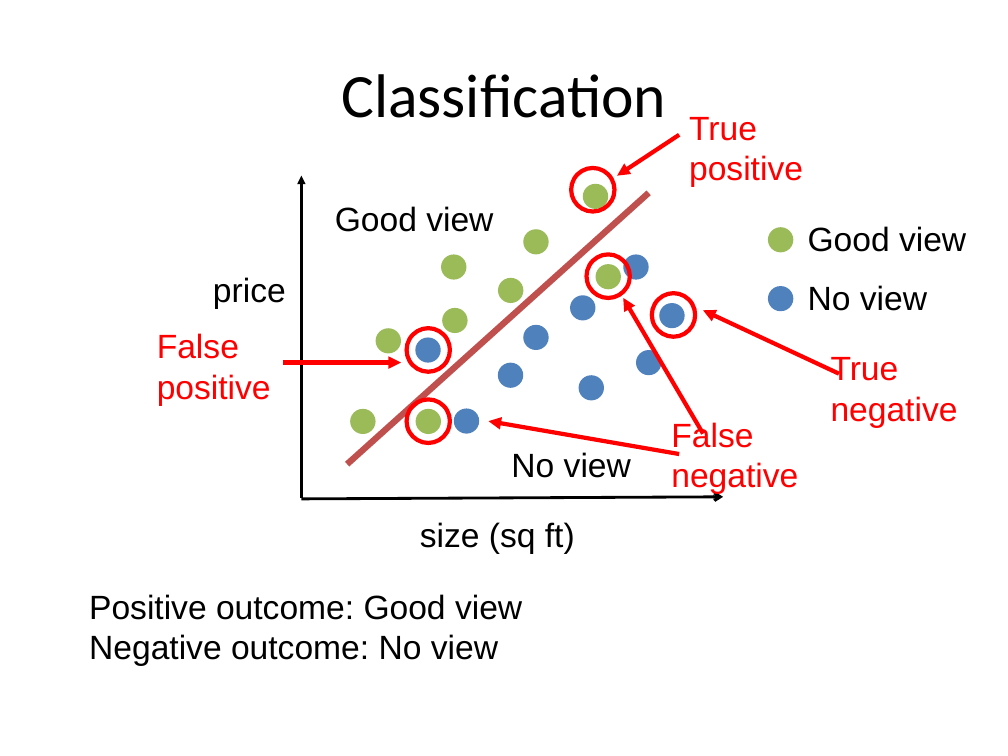
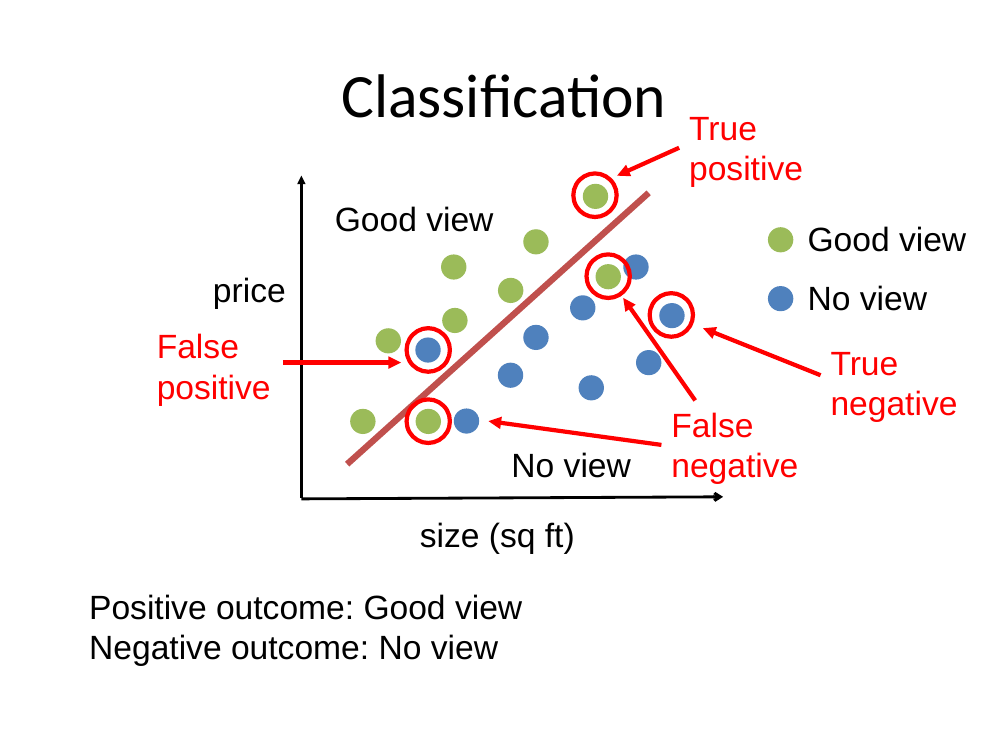
Before and after one commit to aloksharma1993/techfest-ml-tutorial, a slide deck: slide 13 of Techfest_ML.pptx. Drawn at 1008x756 pixels with LibreOffice and Linux fonts; fonts in the diff are those of the drawing. Boxes give left, top, right and bottom in pixels: in the first picture for what was removed or moved away, otherwise in the second. Text is boxed around its words. In the diff, an @@ line names an element or a change of style, - is before the commit and + after.

Commit message:
Minor edits

```diff
--- a/Techfest_ML.pptx
+++ b/Techfest_ML.pptx
@@ arrow moved from (679, 135) - (617, 175) to (679, 148) - (617, 175) @@
@@ ellipse moved from (x1=572, y1=168, x2=615, y2=212) to (x1=574, y1=173, x2=617, y2=217) @@
@@ arrow moved from (703, 433) - (623, 298) to (696, 400) - (623, 298) @@
@@ arrow moved from (839, 374) - (703, 310) to (821, 375) - (703, 329) @@
@@ text "True negative" moved from (x1=831, y1=357, x2=958, y2=428) to (x1=831, y1=352, x2=958, y2=422) @@
@@ text "False negative" moved from (x1=671, y1=420, x2=798, y2=494) to (x1=671, y1=412, x2=798, y2=484) @@
@@ arrow moved from (679, 454) - (489, 421) to (661, 445) - (489, 421) @@
```
Also in this commit, not shown: 1 other slide changed.
